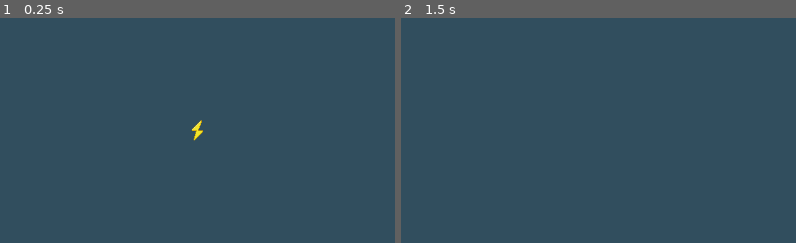
Above: before the commit, frames 1-2 (left to right).
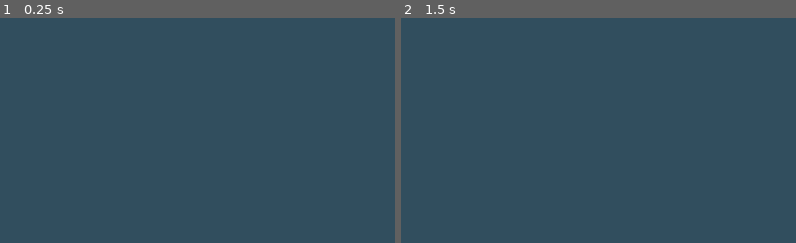
Above: after the commit, the same moments.

Repository: LionelEisenberg/FusionForge
Game: Godot game, scene res://scenes/main/main_game.tscn
The game is run twice, just before and just after one commit, with the same random seed, the same clock (stepped at 60 frames per second) and the same inputs.
Inputs (mouse positions are % of the whole screen's width and height, from its top left):
- Up to frame 1 (0.25 s): no input
- Up to frame 2 (1.5 s): tap Enter at 0.5 s; move the mouse to (36, 48) at 0.52 s; tap Space at 1.25 s; move the mouse to (29, 55) at 1.27 s
The pictures show only the part of the screen within x 11-61%, y 23-73%; the shares and areas given below are measured in that part.

The runs differ from the first frame. In frame 1, 0.1% of the frame differs, in the area x 48-52%, y 45-55%; in frame 2, nothing differs.

Commit message:
Expanded on Collectible logic, should be functional for energy now.

Diff:
--- a/project.godot
+++ b/project.godot
@@ -38,6 +38,11 @@
 "res://singletons/": "pink"
 }
 
+[global_group]
+
+elements="Elements in the Reactor Chamber"
+collectibles="Collectibles (such as energy and fusion cores) in the reactor chamber"
+
 [physics]
 
 2d/physics_engine="GodotPhysics2D"
--- a/resources/recipes/h_h_to_he.tres
+++ b/resources/recipes/h_h_to_he.tres
@@ -7,7 +7,7 @@
 reactant_1_type = "Hydrogen"
 reactant_2_type = "Hydrogen"
 result_type = "Helium"
-result_mass = 4.002
+result_mass = 4.0
 energy_yield = 100.0
 min_momentum = 500.0
 required_temp = 0.0
--- a/scenes/collectibles/collectible.tscn
+++ b/scenes/collectibles/collectible.tscn
@@ -5,10 +5,11 @@
 
 [sub_resource type="CircleShape2D" id="CircleShape2D_wahkq"]
 resource_local_to_scene = true
-radius = 16.0
+radius = 32.0
 
 [sub_resource type="CircleShape2D" id="CircleShape2D_irp14"]
-radius = 128.0
+resource_local_to_scene = true
+radius = 80.0
 
 [node name="Collectible" type="Area2D"]
 script = ExtResource("1_irp14")
--- a/scenes/collectibles/energy_collectible.tscn
+++ b/scenes/collectibles/energy_collectible.tscn
@@ -1,16 +1,23 @@
-[gd_scene load_steps=4 format=3 uid="uid://dbea3e025nkh"]
+[gd_scene load_steps=5 format=3 uid="uid://dbea3e025nkh"]
 
 [ext_resource type="PackedScene" uid="uid://fofegbbj8eku" path="res://scenes/collectibles/collectible.tscn" id="1_r05tw"]
 [ext_resource type="Script" uid="uid://208mu00pqha1" path="res://scripts/collectibles/energy_collectible.gd" id="2_88d55"]
 
 [sub_resource type="CircleShape2D" id="CircleShape2D_88d55"]
 resource_local_to_scene = true
-radius = 16.0
+radius = 32.0
+
+[sub_resource type="CircleShape2D" id="CircleShape2D_car1v"]
+resource_local_to_scene = true
+radius = 80.0
 
 [node name="EnergyCollectible" instance=ExtResource("1_r05tw")]
 top_level = true
 script = ExtResource("2_88d55")
 energy_amount = 10
 
-[node name="CollisionShape2D" parent="." index="0"]
+[node name="PickupShape" parent="." index="0"]
 shape = SubResource("CircleShape2D_88d55")
+
+[node name="AttractionShape" parent="AttractionArea" index="0"]
+shape = SubResource("CircleShape2D_car1v")
--- a/scenes/collectibles/fusion_core_collectible.tscn
+++ b/scenes/collectibles/fusion_core_collectible.tscn
@@ -1,12 +1,22 @@
-[gd_scene load_steps=4 format=3 uid="uid://cx7stwkyc7oxa"]
+[gd_scene load_steps=5 format=3 uid="uid://cx7stwkyc7oxa"]
 
 [ext_resource type="PackedScene" uid="uid://fofegbbj8eku" path="res://scenes/collectibles/collectible.tscn" id="1_raalu"]
 [ext_resource type="Script" uid="uid://dsgjkifgy3utt" path="res://scripts/collectibles/fusion_core_collectible.gd" id="2_rujeu"]
-[ext_resource type="Texture2D" uid="uid://dltsmn4t6gume" path="res://assets/sprites/collectibles/FusionCoreCollectible.png" id="3_4hk0m"]
+
+[sub_resource type="CircleShape2D" id="CircleShape2D_rujeu"]
+resource_local_to_scene = true
+radius = 32.0
+
+[sub_resource type="CircleShape2D" id="CircleShape2D_4hk0m"]
+resource_local_to_scene = true
+radius = 80.0
 
 [node name="FusionCoreCollectible" instance=ExtResource("1_raalu")]
 script = ExtResource("2_rujeu")
 core_amount = 1
 
-[node name="Sprite2D" parent="." index="1"]
-texture = ExtResource("3_4hk0m")
+[node name="PickupShape" parent="." index="0"]
+shape = SubResource("CircleShape2D_rujeu")
+
+[node name="AttractionShape" parent="AttractionArea" index="0"]
+shape = SubResource("CircleShape2D_4hk0m")
--- a/scenes/main/main_game.tscn
+++ b/scenes/main/main_game.tscn
@@ -31,7 +31,6 @@
 upgrade_menu_scene = SubResource("PackedScene_2jj13")
 subviewport_path = NodePath("HBoxContainer/RunSceneViewportContainer/SubViewport")
 subviewport_container_path = NodePath("HBoxContainer/RunSceneViewportContainer")
-invincible_mode = true
 
 [node name="SaveTimer" type="Timer" parent="."]
 autostart = true
--- a/scenes/reactor/reactor_chamber.tscn
+++ b/scenes/reactor/reactor_chamber.tscn
@@ -6,7 +6,6 @@
 [ext_resource type="PackedScene" uid="uid://c6dwpos2vcwdt" path="res://scenes/collectibles/collectible_spawner.tscn" id="4_wrtrq"]
 [ext_resource type="PackedScene" uid="uid://dbea3e025nkh" path="res://scenes/collectibles/energy_collectible.tscn" id="5_hvn3s"]
 [ext_resource type="PackedScene" uid="uid://cx7stwkyc7oxa" path="res://scenes/collectibles/fusion_core_collectible.tscn" id="6_bpm77"]
-[ext_resource type="PackedScene" uid="uid://fofegbbj8eku" path="res://scenes/collectibles/collectible.tscn" id="7_hvn3s"]
 
 [node name="ReactorChamber" type="Node2D"]
 script = ExtResource("1_kmiqu")
@@ -29,7 +28,3 @@
 energy_collectible_scene = ExtResource("5_hvn3s")
 fusion_core_collectible_scene = ExtResource("6_bpm77")
 collectible_container = NodePath("..")
-
-[node name="Collectible" parent="." instance=ExtResource("7_hvn3s")]
-position = Vector2(471, 343)
-metadata/_edit_group_ = true
--- a/scenes/yeet.tscn
+++ /dev/null
@@ -1,8 +0,0 @@
-[gd_scene format=3 uid="uid://xn4fqj44a6ee"]
-
-[node name="yeet" type="ColorRect"]
-anchors_preset = 15
-anchor_right = 1.0
-anchor_bottom = 1.0
-grow_horizontal = 2
-grow_vertical = 2
--- a/scripts/collectibles/collectible.gd
+++ b/scripts/collectibles/collectible.gd
@@ -7,8 +7,10 @@
 @export var lifespan: float = 4.0
 @export var initial_speed: float = 150.0
 @export var initial_deceleration: float = 300.0
-@export var attraction_deceleration: float = 1000.0
-@export var attraction_acceleration = 2500.0
+@export var attraction_deceleration: float = 600.0
+@export var attraction_acceleration = 1200.0
+@export var max_scale_age: float = 2.0 # e.g., effect ramps up over 2 seconds
+@export var age_scaling_factor: float = 1.5 # e.g., 150% increase = 2.5x strength at max age
 
 #-----------------------------------------------------------------------------
 # Variables
@@ -16,6 +18,7 @@
 # Internal velocity for movement calculation
 var _velocity: Vector2 = Vector2.ZERO
 var _is_attracted: bool = false
+var _time_alive: float = 0.0
 
 #-----------------------------------------------------------------------------
 # Node References
@@ -39,14 +42,19 @@
 
 
 func _physics_process(delta: float) -> void:
+	_time_alive += delta
+
 	# Apply attraction force if mouse is in the outer radius
 	if _is_attracted:
-		var acceleration: Vector2 = Vector2.ZERO
+		var age_t = clampf(_time_alive / max_scale_age, 0.0, 1.0) # Normalized age (0 to 1)
+		var current_scale = 1.0 + (age_t * age_scaling_factor)
+
+		var acceleration_vec: Vector2 = Vector2.ZERO
 		var mouse_pos = get_viewport().get_mouse_position()
 		var direction_to_mouse = (mouse_pos - global_position).normalized()
-		acceleration = direction_to_mouse * attraction_acceleration
-		_velocity += acceleration * delta
-		_velocity = _velocity.move_toward(Vector2.ZERO, attraction_deceleration * delta)
+		acceleration_vec = direction_to_mouse * (attraction_acceleration * current_scale)
+		_velocity += acceleration_vec * delta
+		_velocity = _velocity.move_toward(Vector2.ZERO, attraction_deceleration * current_scale * delta)
 	else:
 		_velocity = _velocity.move_toward(Vector2.ZERO, initial_deceleration * delta)
 
@@ -60,8 +68,10 @@
 #-----------------------------------------------------------------------------
 
 ## Initializes the collectible's starting state.
-func setup(direction: Vector2) -> void:
+func initialize(direction: Vector2) -> void:
 	_velocity = direction.normalized() * initial_speed
+
+	add_to_group("collectibles")
 
 
 #-----------------------------------------------------------------------------
--- a/scripts/collectibles/collectible_spawner.gd
+++ b/scripts/collectibles/collectible_spawner.gd
@@ -79,7 +79,6 @@
 
 ## Instantiates and sets up a single collectible instance.
 func _spawn_single_collectible(scene: PackedScene, base_pos: Vector2, value) -> void:
-	print("spawning energy collectible with value %.02f" % value)
 	var instance = scene.instantiate()
 	if not instance is Collectible:
 		printerr("CollectibleSpawner: Instantiated scene is not a Collectible type!")
@@ -87,7 +86,7 @@
 		return
 
 	var collectible = instance as Collectible
-	collectible_container.add_child(collectible)
+	collectible_container.call_deferred("add_child", collectible)
 
 	# Calculate spawn position with slight random offset
 	var offset = Vector2(_rng.randf_range(-spawn_position_offset, spawn_position_offset),
@@ -102,4 +101,6 @@
 
 	# Calculate random initial direction
 	var direction = Vector2.from_angle(_rng.randf_range(0, TAU))
-	collectible.setup(direction) # Call base setup for movement/lifespan
+	if value == 10:
+		collectible.modulate = Color(Color.RED, 1.0)
+	collectible.initialize(direction) # Call base setup for movement/lifespan
--- a/scripts/collectibles/energy_collectible.gd
+++ b/scripts/collectibles/energy_collectible.gd
@@ -5,6 +5,5 @@
 
 ## This function defines WHAT happens when the collectible is picked up.
 func apply_pickup_effect() -> void:
-	print(energy_amount)
 	if GameManager:
 		GameManager.add_energy(energy_amount)
--- a/scripts/elements/element_spawner.gd
+++ b/scripts/elements/element_spawner.gd
@@ -111,7 +111,11 @@
 
 	# --- Check Element Capacity ---
 	# TODO: Get current element count and max capacity from RunManager/GameManager
-	var current_element_count: int = element_container.get_child_count() # Simple count
+	var current_element_count: int = 0
+
+	for child in element_container.get_children():
+		if child.is_in_group("elements"):
+			current_element_count += 1
 	var max_element_capacity: int = 10 # Placeholder - Get from Manager
 
 	if current_element_count >= max_element_capacity:
@@ -183,10 +187,6 @@
 		printerr("ElementSpawner: Failed to instantiate or cast element scene for type: ", element_type_to_spawn)
 		return
 
-	# --- Calculate Position & Velocity ---
-	#var spawn_position: Vector2 = spawn_position
-	#var spawn_velocity: Vector2 = spawn_velocity
-
 	# --- Initialize & Add ---
 	element_container.call_deferred("add_child", new_element) # Add before initialize? Or after? Usually add first.
 	new_element.initialize(spawn_position, spawn_velocity)
--- a/scripts/run/run.gd
+++ b/scripts/run/run.gd
@@ -81,6 +81,8 @@
 				else:
 					printerr("RunScene: Could not find CollisionShape2D child in Element ", child.name, " to disable.")
 				child.set_physics_process(false)
+			if child is Collectible:
+				child.queue_free()
 
 	else:
 		printerr("RunScene: Reactor chamber instance invalid during conclude_run!")
--- a/scripts/ui/combo_display.gd
+++ b/scripts/ui/combo_display.gd
@@ -38,7 +38,7 @@
 	visible = _current_multiplier > 1.0
 
 
-func _process(delta: float) -> void:
+func _process(_delta: float) -> void:
 	if visible:
 		_update_timer_visual()
 
--- a/singletons/CollisionManager/collision_manager.gd
+++ b/singletons/CollisionManager/collision_manager.gd
@@ -3,15 +3,18 @@
 #-----------------------------------------------------------------------------
 # Signals Emitted
 #-----------------------------------------------------------------------------
-signal energy_yielded(amount: float) # To GameManager
 signal stability_decreased(amount: float) # To GameManager
 signal fusion_core_awarded() # To GameManager
+
 signal wall_collision_processed() # To RunManager
 signal element_collision_processed() # To RunManager
 signal fusion_processed(element_a: Element, element_b: Element, result_element_data: Dictionary) # To RunManager
+
 signal request_element_spawn(element_type: String, position: Vector2, velocity: Vector2) # To ElementSpawner/Reactor
 signal request_element_destroy(element: Element) # To Reactor/RunScene
+
 signal spawn_energy_collectible(position: Vector2, value: float) # To CollectibleSpawner
+#signal spawn_fusion_core_collectible(position: Vector2, value: float) # To CollectibleSpawner
 
 #-----------------------------------------------------------------------------
 # Exports
@@ -22,8 +25,11 @@
 @export var base_stability_damage: float = 1.0
 
 # Factors modifying yields based on physics state
-@export var momentum_energy_factor: float = 0.0 # Energy yield from collision scales slightly with momentum
+@export var momentum_energy_factor: float = 0.05 # Energy yield from collision scales slightly with momentum
 @export var momentum_stability_factor: float = 0.005 # Stability damage from collision scales slightly with momentum
+
+# Factors modifying speed after collision
+@export var wall_collision_slowing_factor: float = 2.0
 
 # Path to the folder containing FusionRecipe .tres files
 @export var recipe_folder_path: String = "res://resources/recipes/"
@@ -46,9 +52,6 @@
 
 	# --- Load fusion recipes from directory ---
 	_load_fusion_recipes()
-
-	# Note: Connections from Element signals (pair_collided, hit_wall) to the
-	# _on_... handlers below must be made by ElementSpawner when elements are created.
 
 
 #-----------------------------------------------------------------------------
@@ -81,7 +84,8 @@
 	var damage = base_stability_damage + (element.get_momentum() * momentum_stability_factor)
 	stability_decreased.emit(damage)
 
-	element.linear_velocity /= 2
+	# Dampen element velocity when hitting walls
+	element.linear_velocity = element.linear_velocity / wall_collision_slowing_factor
 
 	# Notify RunManager
 	wall_collision_processed.emit()
@@ -107,7 +111,7 @@
 
 ## Handles the outcome of a successful fusion.
 func _handle_fusion(e1: Element, e2: Element, recipe: FusionRecipe) -> void:
-	energy_yielded.emit(recipe.energy_yield)
+	spawn_energy_collectible.emit(_find_collision_position(e1, e2), recipe.energy_yield)
 
 	# Check if this fusion product is newly discovered (using SaveGameData)
 	if _live_save_data and not _live_save_data.discovered_fusions.has(recipe.result_type):
@@ -120,8 +124,7 @@
 	fusion_processed.emit(e1, e2, result_data)
 
 	# --- Trigger Spawning/Destruction ---
-	# TODO: Calculate accurate position (e.g., midpoint) and resulting velocity (conserve momentum?)
-	var collision_pos = (e1.global_position + e2.global_position) / 2.0
+	var collision_pos = _find_collision_position(e1, e2)
 	var result_velocity = Vector2.ONE # Placeholder - simple stop
 
 	request_element_spawn.emit(recipe.result_type, collision_pos, result_velocity)
@@ -136,7 +139,7 @@
 	var effective_momentum: float = (e1.mass + e2.mass) * 0.5 * relative_velocity
 
 	var energy = base_collision_energy + (effective_momentum * momentum_energy_factor)
-	energy_yielded.emit(energy)
+	spawn_energy_collectible.emit(_find_collision_position(e1, e2), energy)
 
 	# Notify RunManager
 	element_collision_processed.emit()
@@ -165,3 +168,13 @@
 		dir.list_dir_end()
 	else:
 		printerr("CollisionManager: Could not open recipe directory: ", recipe_folder_path)
+
+
+#-----------------------------------------------------------------------------
+# Helper Functions
+#-----------------------------------------------------------------------------
+
+# TODO: Move these to a common library?
+
+func _find_collision_position(e1 : Element, e2 : Element) -> Vector2:
+	return (e1.global_position + e2.global_position) / 2
--- a/singletons/GameManager/game_manager.gd
+++ b/singletons/GameManager/game_manager.gd
@@ -49,7 +49,6 @@
 		printerr("GameManager: CRITICAL - Could not get save_game_data from PersistenceManager on ready!")
 
 	if CollisionManager:
-		CollisionManager.energy_yielded.connect(add_energy)
 		CollisionManager.stability_decreased.connect(decrease_stability)
 		CollisionManager.fusion_core_awarded.connect(award_fusion_core)
 	else:
@@ -148,7 +147,7 @@
 		current_energy = 0.0 # Clamp to zero
 		if not invincible_mode:
 			energy_depleted.emit()
-		print("GameManager: Energy depleted!") # Keep critical event print
+			print("GameManager: Energy depleted!") # Keep critical event print
 
 # --- Stability ---
 func get_current_stability() -> float:
@@ -172,7 +171,7 @@
 		stability_updated.emit(current_stability, max_stability)
 		if not invincible_mode:
 			reactor_destroyed.emit()
-		print("GameManager: Reactor destroyed!") # Keep critical event print
+			print("GameManager: Reactor destroyed!")
 
 #-----------------------------------------------------------------------------
 # End-of-Run Functions
@@ -180,7 +179,6 @@
 
 ## Called by RunScene/MainGame when run ends. Calculates and awards money.
 func calculate_and_award_money(run_stats: RunStats) -> int:
-	# TODO: Implement actual calculation based on GDD rules
 	var collisions = run_stats.get_total_collisions()
 	var max_fusion_combo = run_stats.max_fusion_combo
 
Not shown: 1 places in scenes/reactor/reactor_chamber.tscn that only renumber resources
